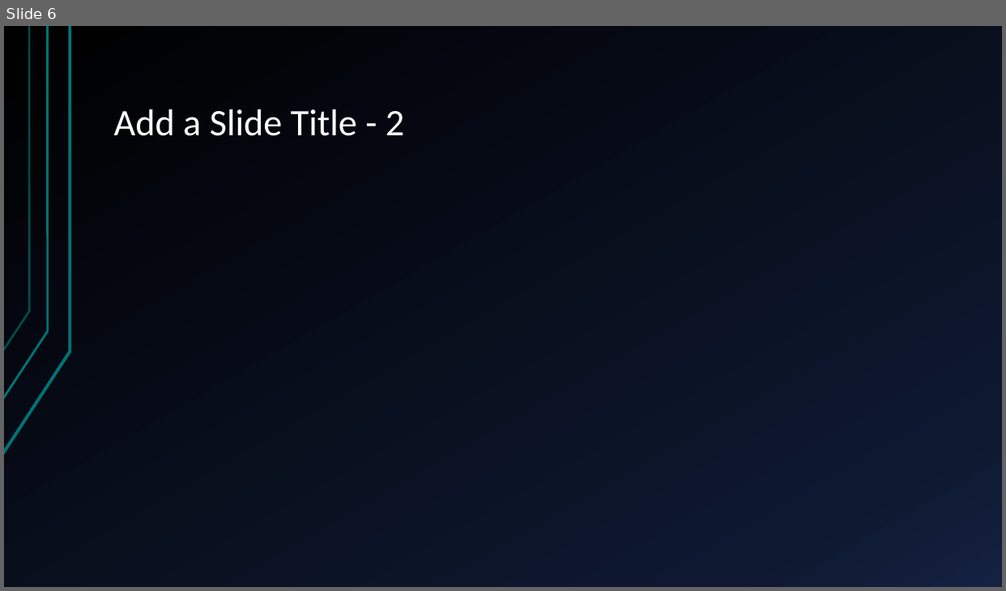
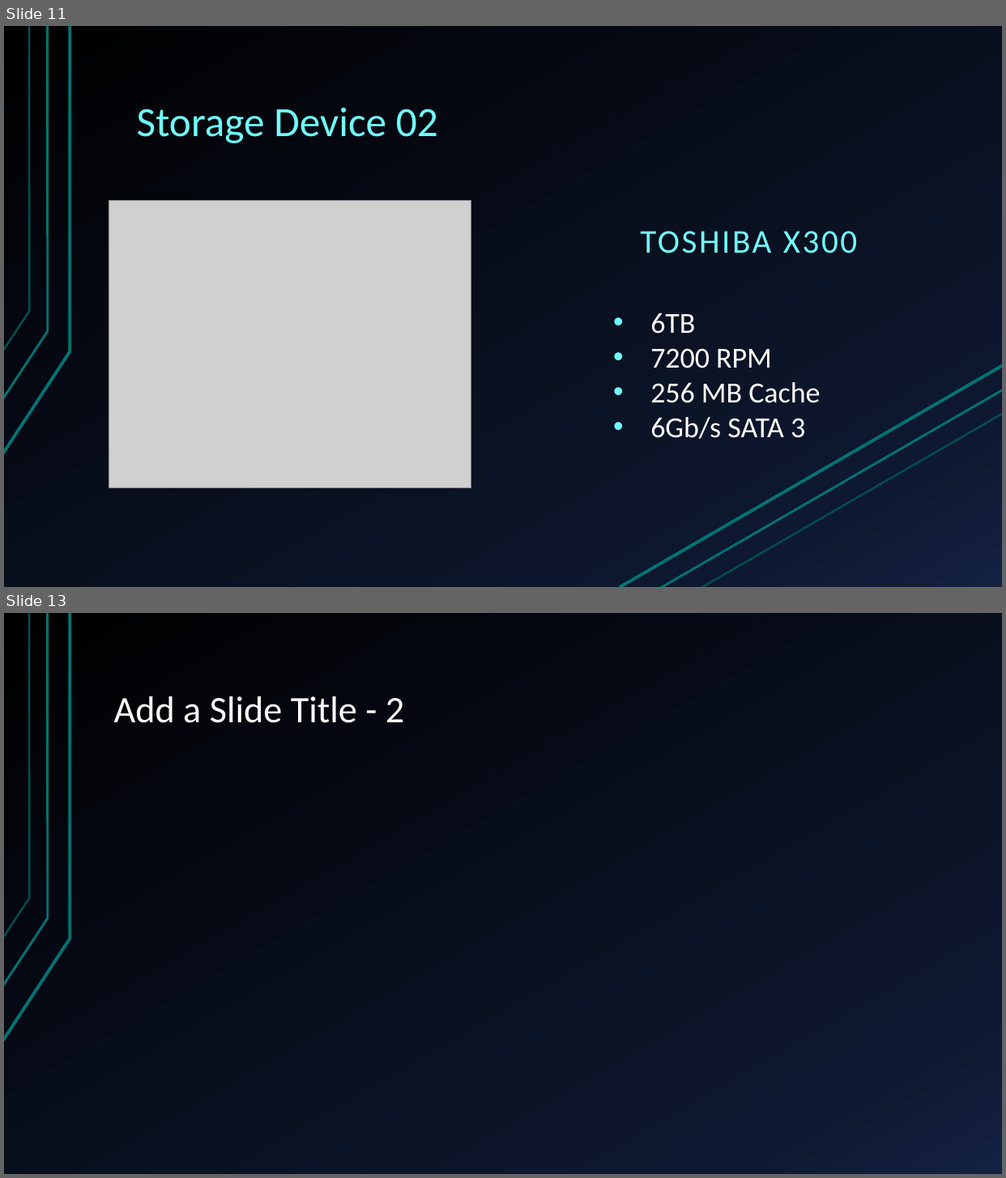
Before and after one commit to Ploppa-Smurph/ctec112_IT_HardwareSupport, a slide deck: buildPC.pptx. Shown one above the other, each under a label of ours: slide 6 before the commit, slides 11 and 13 after it; the slides between them are not shown. The pictures are 1006x591 and 1006x1178 pixels, drawn with LibreOffice and Linux fonts; fonts in the diff are those of the drawing; grey boxes stand for pictures. Boxes give left, top, right and bottom in pixels: in the first picture for what was removed or moved away, otherwise in the second. Text is boxed around its words. In the diff, an @@ line names an element or a change of style, - is before the commit and + after.

```diff
--- a/buildPC.pptx
+++ b/buildPC.pptx
@@ slide 11 added at box(4, 26, 1002, 587), background gradient #000000 to #0F1931 to #142242; not listed: 3 template elements that a slide beside it also shows @@
@@ title added at box(137, 107, 438, 143), 40 pt, text #70FFFF @@
+Storage Device 02
@@ picture added at box(108, 200, 471, 488) @@
@@ text added at box(640, 231, 857, 254), 32 pt, text #70FFFF @@
+TOSHIBA X300
@@ text added at box(650, 313, 820, 439), 28 pt, text #FFFFFF @@
+• 6TB
+• 7200 RPM
+• 256 MB Cache
+• 6Gb/s SATA 3
@@ line added from (620, 587) to (1002, 365), #007373 3 pt @@
@@ line added from (659, 587) to (1002, 390), #007373 2.25 pt @@
@@ line added from (701, 587) to (1002, 414), #007373 2 pt @@
@@ what was slide 6 is now slide 13 @@
```
Also in this commit, not shown: 3 slides changed, 8 other slides added, 7 slides removed, 1 other file.
